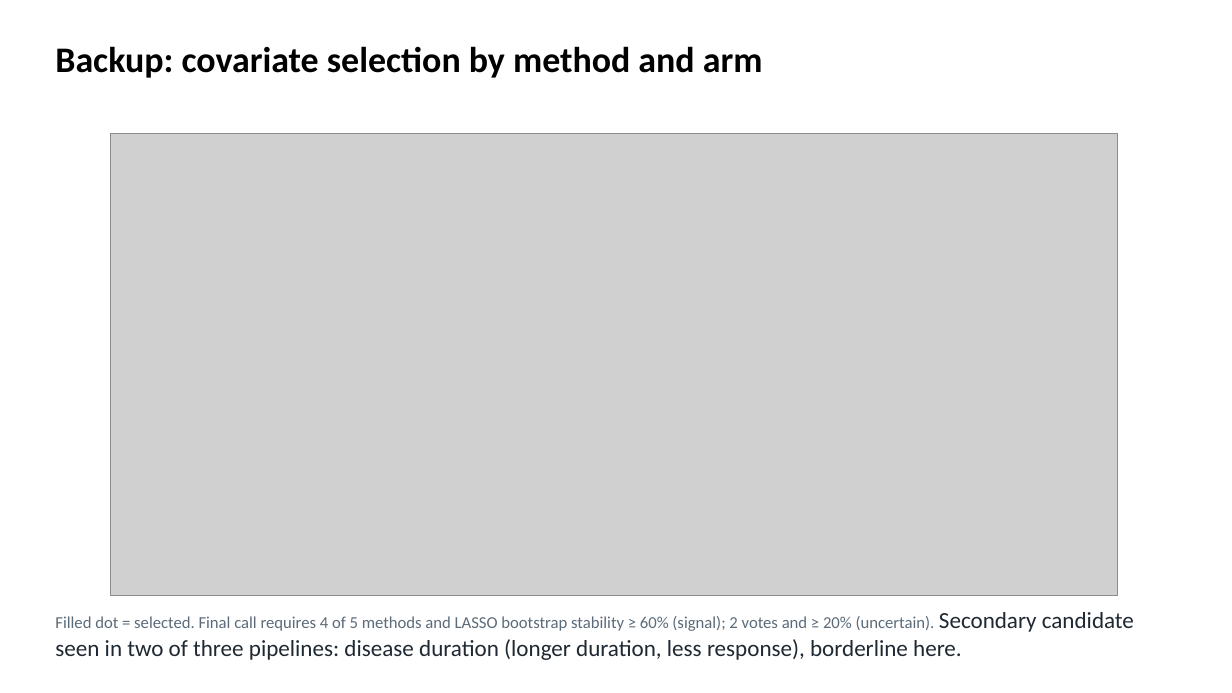
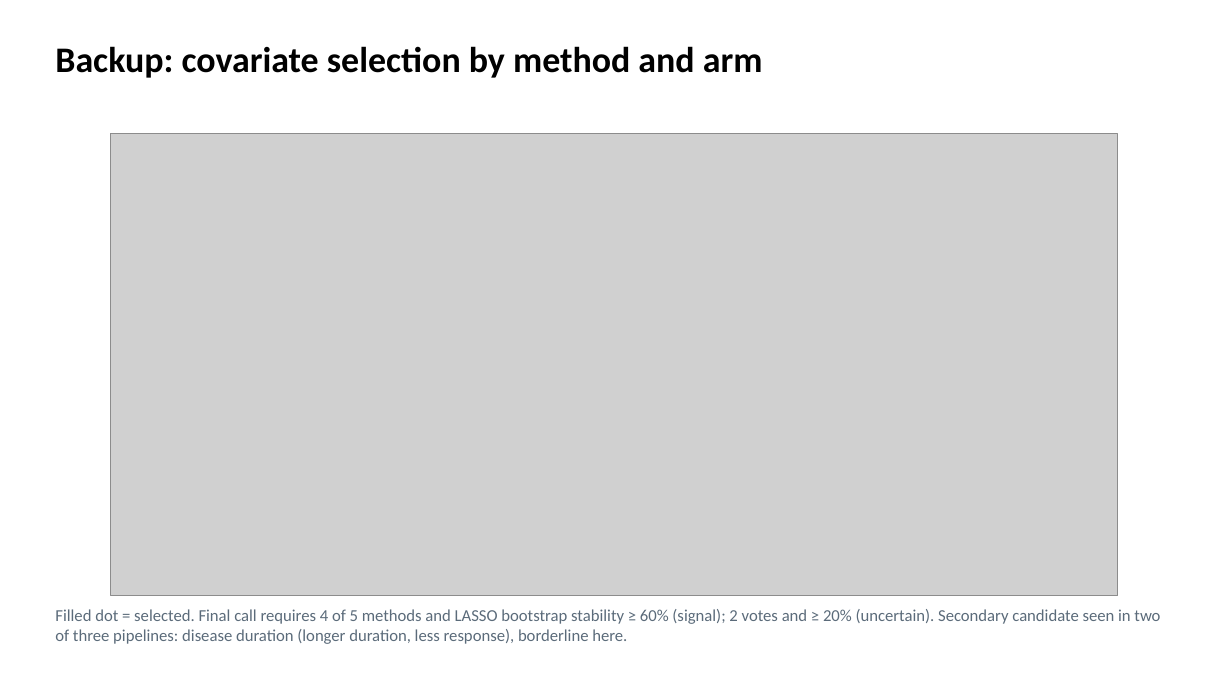
Before and after one commit to euibeom135-cell/acop2026-hackathon-team1, a slide deck: slide 8 of slides/Team1_DM1_slides.pptx. Drawn at 1232x693 pixels with LibreOffice and Linux fonts; fonts in the diff are those of the drawing; grey boxes stand for pictures. Boxes give left, top, right and bottom in pixels: in the first picture for what was removed or moved away, otherwise in the second. Text is boxed around its words. In the diff, an @@ line names an element or a change of style, - is before the commit and + after.

```diff
--- a/slides/Team1_DM1_slides.pptx
+++ b/slides/Team1_DM1_slides.pptx
@@ text "Filled dot = selected. Final ..." at [55,609,1160,644]: size 18 to 13 pt, text colour #1F2933 to #5B6B7A in "Secondary candidate seen in two of three ..." @@
```
Also in this commit, not shown: 1 other slide changed.
